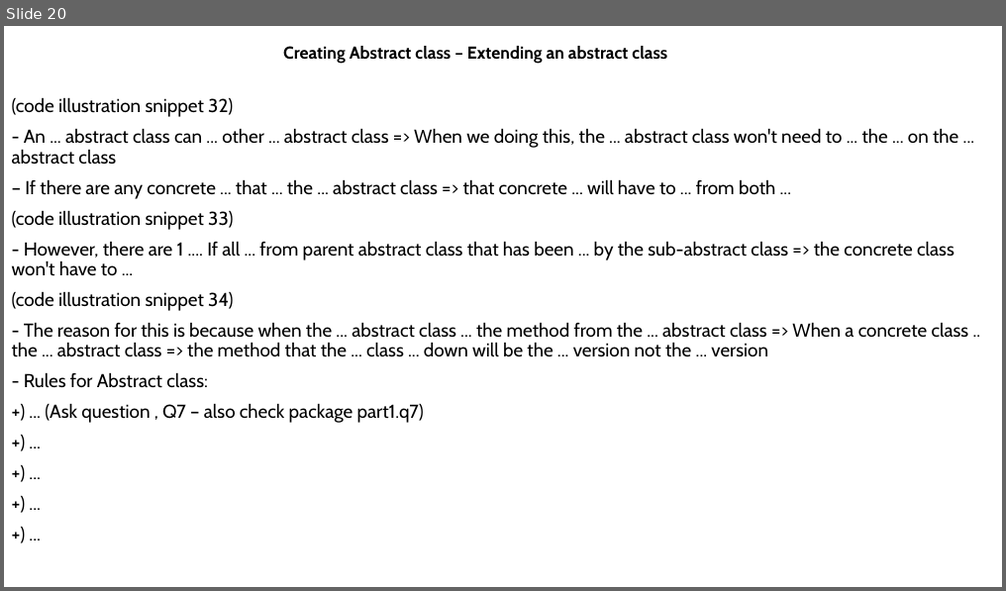
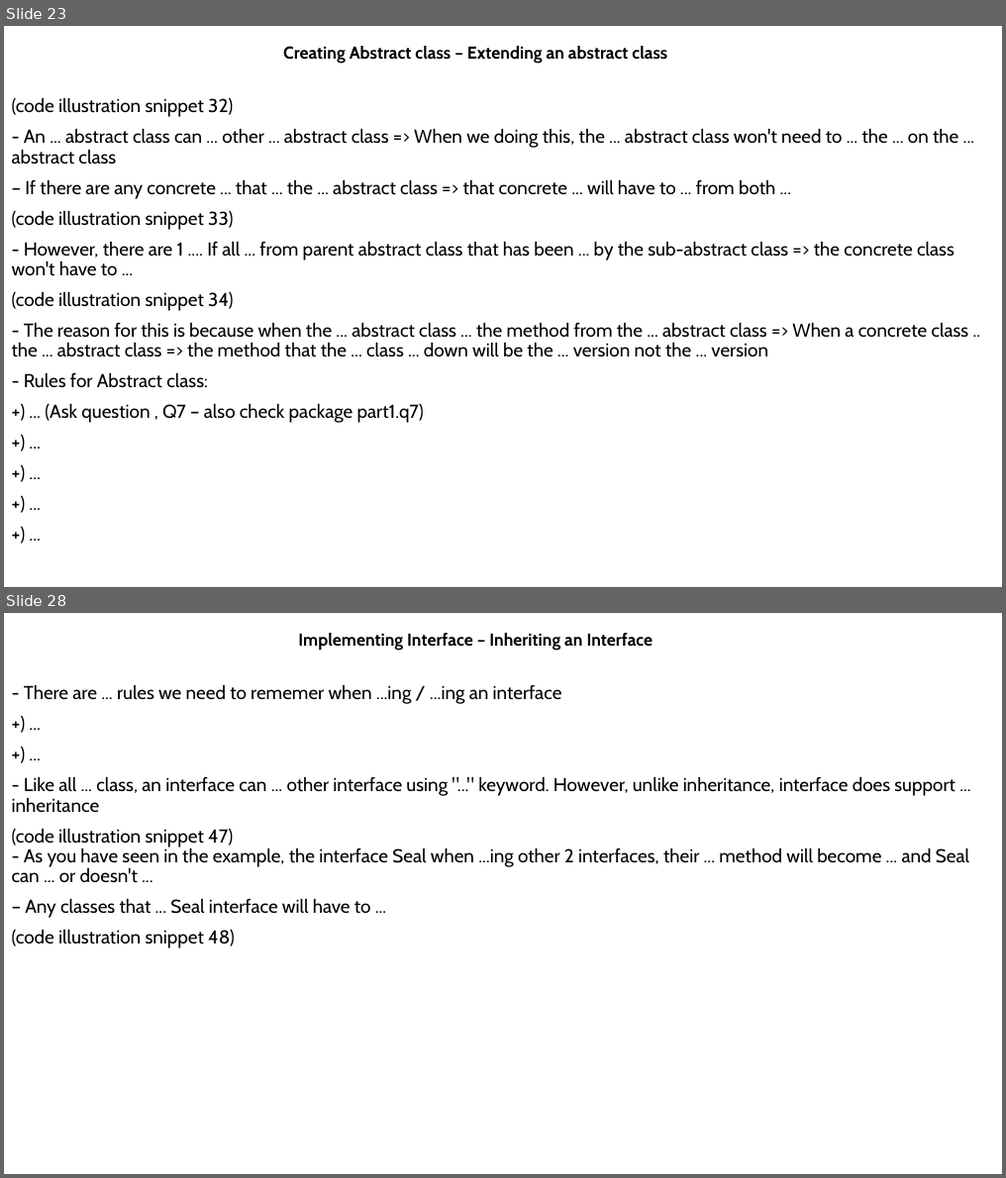
Before and after one commit to MaiDinhVinh/CS-Java, a slide deck: self-study resources/J8SE1/Chapter 5 - Class Design.pptx. Shown one above the other, each under a label of ours: slide 20 before the commit, slides 23 and 28 after it; the slides between them are not shown. The pictures are 1006x591 and 1006x1178 pixels, drawn with LibreOffice and Linux fonts; fonts in the diff are those of the drawing. Boxes give left, top, right and bottom in pixels: in the first picture for what was removed or moved away, otherwise in the second. Text is boxed around its words. In the diff, an @@ line names an element or a change of style, - is before the commit and + after.

```diff
--- a/self-study resources/J8SE1/Chapter 5 - Class Design.pptx
+++ b/self-study resources/J8SE1/Chapter 5 - Class Design.pptx
@@ slide 28 added at (x1=4, y1=613, x2=1002, y2=1174), background #FFFFFF @@
@@ subtitle added at (x1=298, y1=633, x2=653, y2=651), 16.6 pt, text #000000, bold @@
+Implementing Interface – Inheriting an Interface
@@ text added at (x1=12, y1=684, x2=969, y2=949), 18 pt, text #000000 @@
+- There are ... rules we need to rememer when ...ing / ...ing an interface
++) ...
++) ...
+- Like all ... class, an interface can ... other interface using "..." keyword. However, unlike inheritance, interface does support ... inheritance
+(code illustration snippet 47)
+- As you have seen in the example, the interface Seal when ...ing other 2 interfaces, their ... method will become ... and Seal can ... or doesn't ...
+– Any classes that ... Seal interface will have to ...
+(code illustration snippet 48)
@@ what was slide 20 is now slide 23 @@
```
Also in this commit, not shown: 3 slides changed, 10 other slides added.
